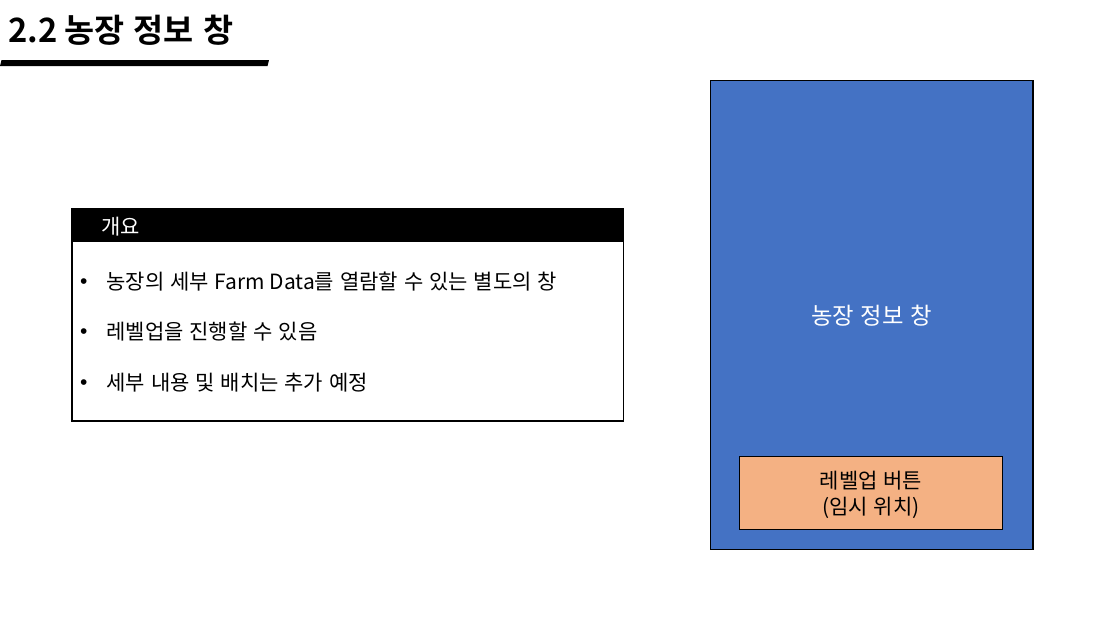
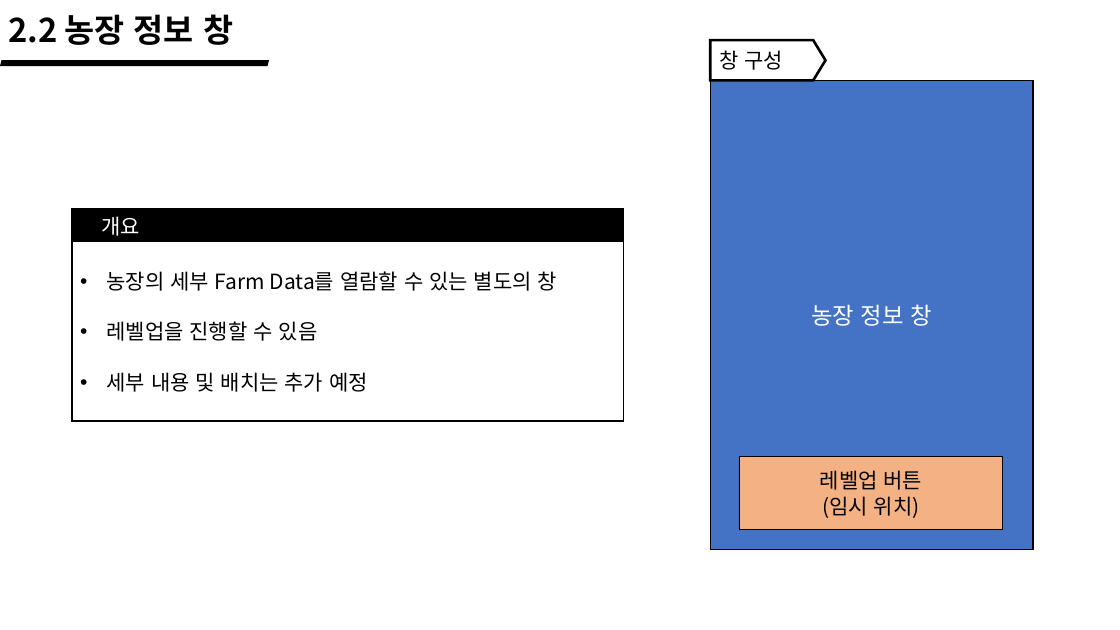
Before and after one commit to wlrud753/CarryCarrot, a slide deck: slide 12 of 기획서/당근키우기 시스템.pptx. Drawn at 1120x630 pixels with LibreOffice and Linux fonts; fonts in the diff are those of the drawing. Boxes give left, top, right and bottom in pixels: in the first picture for what was removed or moved away, otherwise in the second. Text is boxed around its words. In the diff, an @@ line names an element or a change of style, - is before the commit and + after.

```diff
--- a/기획서/당근키우기 시스템.pptx
+++ b/기획서/당근키우기 시스템.pptx
@@ pentagon arrow added at box(711, 40, 826, 81), fill #FFFFFF, outline #000000 2.25 pt @@
@@ text added at box(719, 50, 783, 70), 18 pt, text #000000 @@
+창 구성
```
Also in this commit, not shown: 2 other slides changed.
